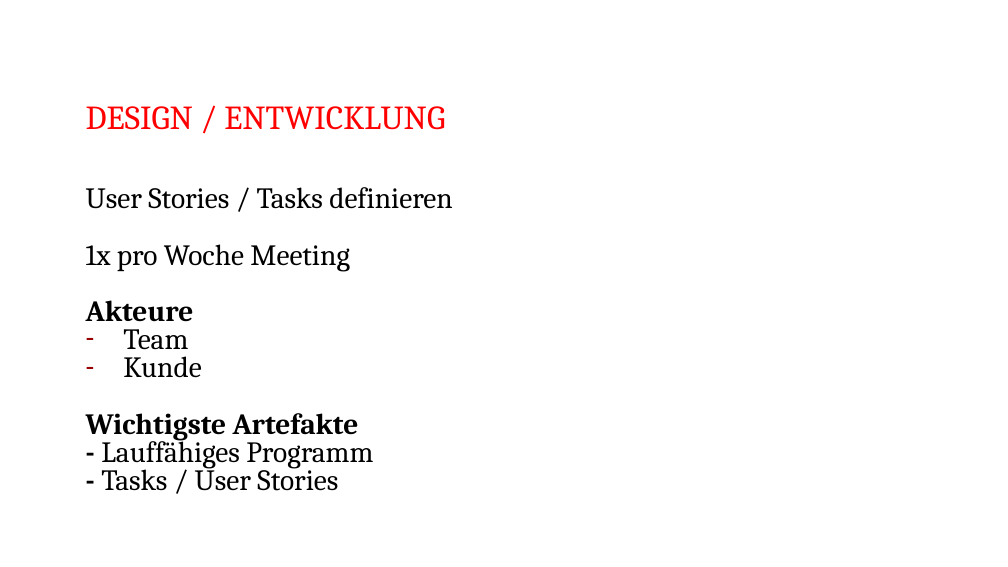
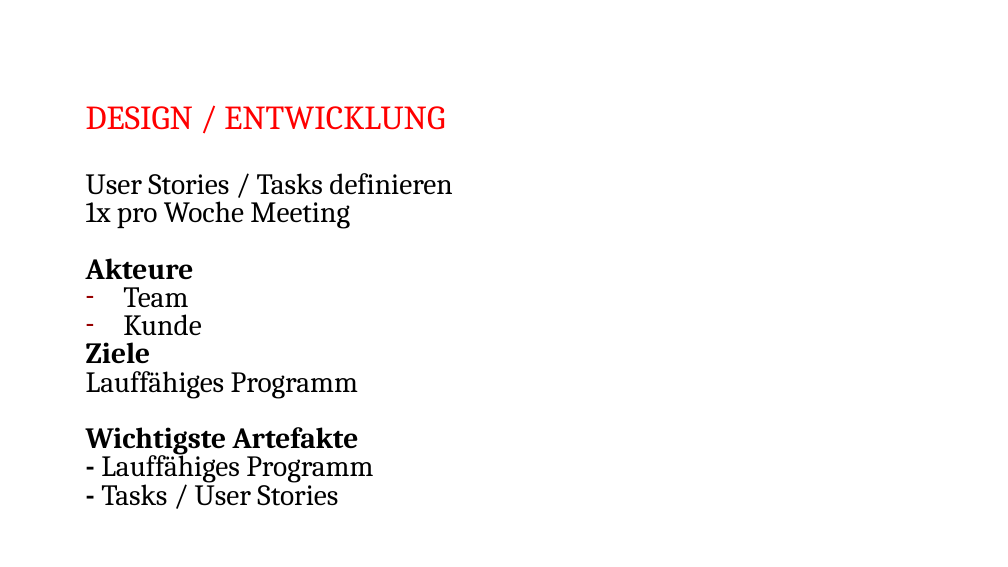
Before and after one commit to shylux/ch.bfh.bti7081.s2015.rot, a slide deck: slide 7 of doc/task02/Task 2.pptx (slide 8 before the commit). Drawn at 1008x567 pixels with LibreOffice and Linux fonts; fonts in the diff are those of the drawing. Boxes give left, top, right and bottom in pixels: in the first picture for what was removed or moved away, otherwise in the second. Text is boxed around its words. In the diff, an @@ line names an element or a change of style, - is before the commit and + after.

```diff
--- a/doc/task02/Task 2.pptx
+++ b/doc/task02/Task 2.pptx
@@ text at [86, 342, 358, 398]: paragraphs added @@
+Ziele
+Lauffähiges Programm
```
Also in this commit, not shown: 4 other slides changed, 1 slide added, 2 slides removed.
